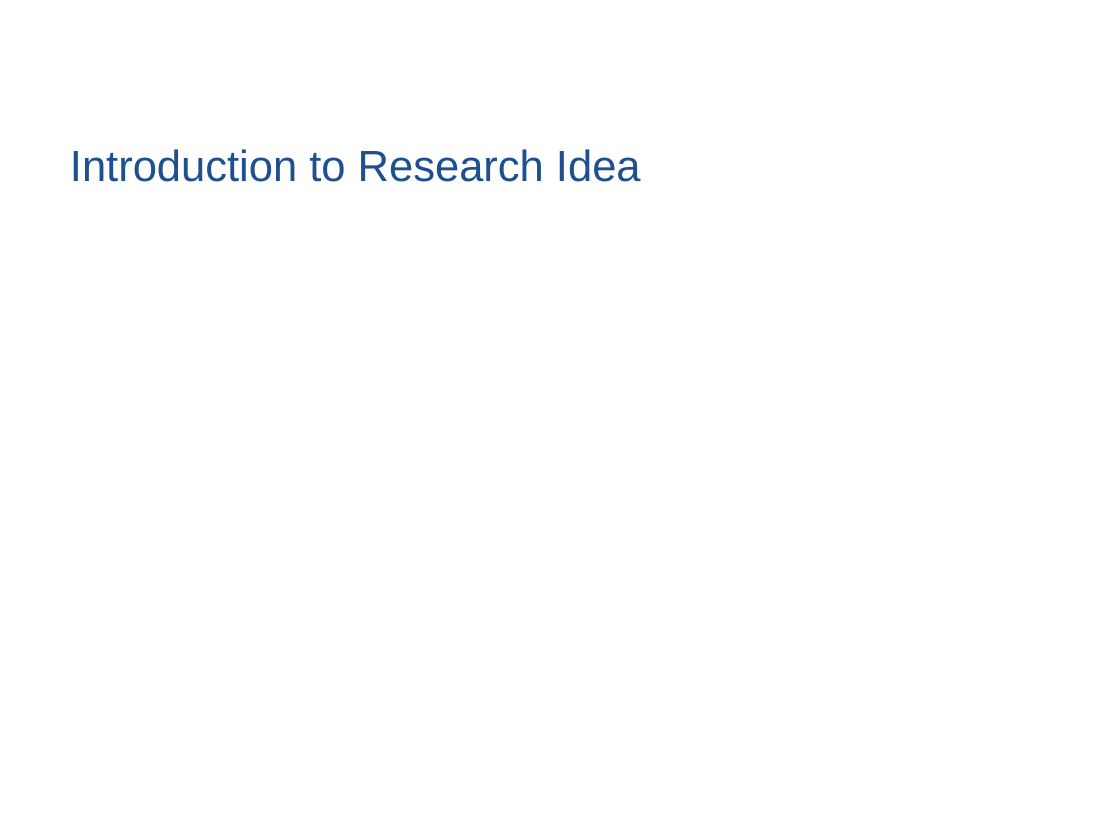
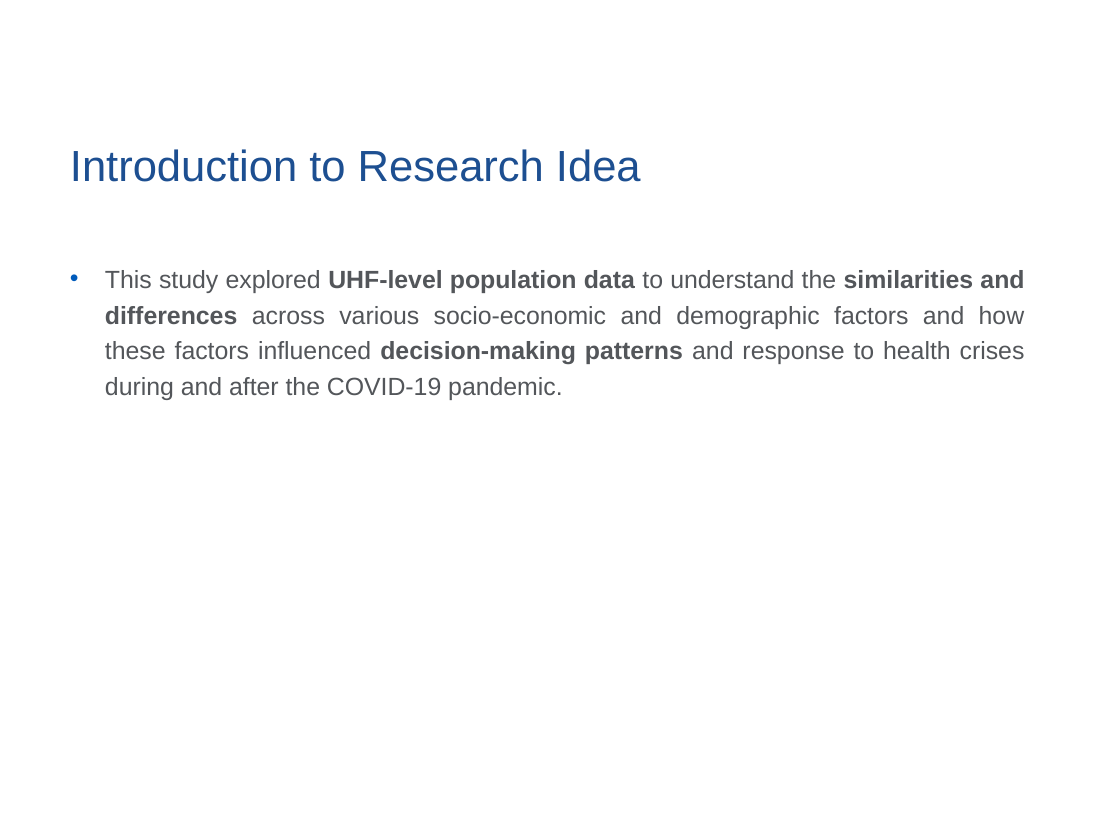
Before and after one commit to huanyuchen0823/mapping, a slide deck: slide 3 of update_pre.pptx. Drawn at 1120x840 pixels with LibreOffice and Linux fonts; fonts in the diff are those of the drawing; background and template pictures are left out. Boxes give left, top, right and bottom in pixels: in the first picture for what was removed or moved away, otherwise in the second. Text is boxed around its words. In the diff, an @@ line names an element or a change of style, - is before the commit and + after.

```diff
--- a/update_pre.pptx
+++ b/update_pre.pptx
@@ text added at <box>105,270,1025,400</box>, 16 pt, text #53565A @@
+• This study explored UHF-level population data to understand the similarities and differences across various socio-economic and demographic factors and how these factors influenced decision-making patterns and response to health crises during and after the COVID-19 pandemic.
```
Also in this commit, not shown: 6 other slides changed, 2 slides added, 2 slides removed, 6 other files.
